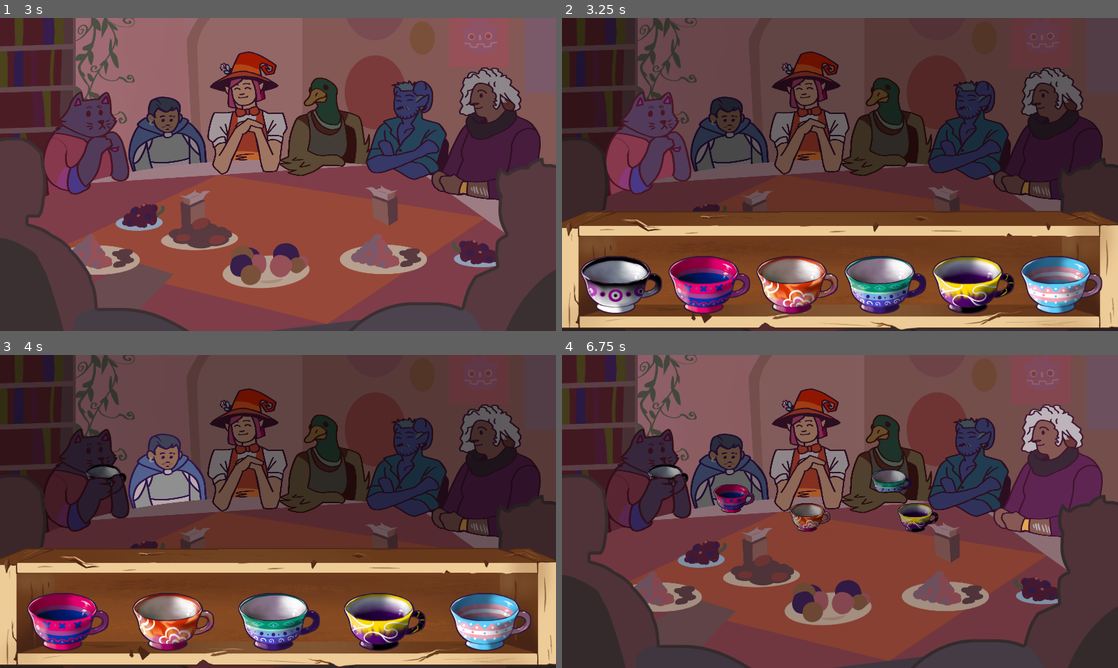
Above: before the commit, frames 1-4 (two rows, left to right).
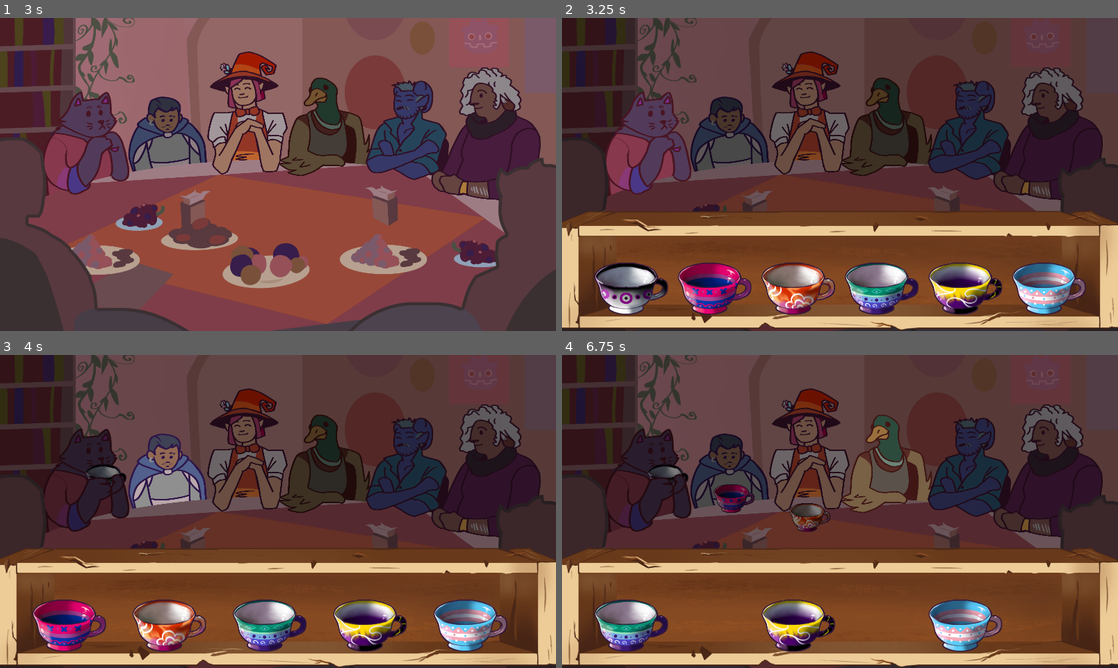
Above: after the commit, the same moments.

Repository: milana-94888u/tea-party
Game: Godot game, scene res://src/scenes/main/main.tscn
The game is run twice, just before and just after one commit, with the same random seed, the same clock (stepped at 60 frames per second) and the same inputs.
Inputs (mouse positions are in pixels of both pictures, inside the frame that each line leads up to; where the layout moved, square brackets give the same spot in the first picture):
- Up to frame 1 (3 s): tap Enter at 0.5, 2.75 s; move the mouse to (400, 158) at 0.52 s; click (278, 174) at 1.25 s; tap Space at 2 s; move the mouse to (166, 190) at 2.02 s; move the mouse to (333, 105) at 2.77 s
- Up to frame 2 (3.25 s): no input
- Up to frame 3 (4 s): click (72, 621) [55, 614] at 3.5 s
- Up to frame 4 (6.75 s): click (639, 621) [628, 614] at 4.25 s; click (650, 621) [639, 614] at 5 s; click (673, 621) [662, 614] at 5.75 s; click (840, 621) [706, 614] at 6.5 s

Frame 1 is identical in both runs. In frame 2, 10% of the frame differs, in the area x 3-98%, y 76-95%; in frame 3, 9.4%; in frame 4, 72%, in the area x 0-100%, y 0-100%.

Commit message:
adjust cup size

Diff:
--- a/src/scenes/cup_choose/cup_dialog.tscn
+++ b/src/scenes/cup_choose/cup_dialog.tscn
@@ -42,55 +42,60 @@
 
 [node name="Cups" type="HBoxContainer" parent="."]
 layout_mode = 1
-anchors_preset = 7
-anchor_left = 0.5
+anchors_preset = 12
 anchor_top = 1.0
-anchor_right = 0.5
+anchor_right = 1.0
 anchor_bottom = 1.0
-offset_left = -910.0
-offset_top = -330.0
-offset_right = 910.0
-offset_bottom = -30.0
+offset_left = 100.0
+offset_top = -300.0
+offset_right = 100.0
 grow_horizontal = 2
 grow_vertical = 0
+scale = Vector2(0.9, 0.9)
 alignment = 1
 
 [node name="AceCup" parent="Cups" instance=ExtResource("1_2lt5y")]
 layout_mode = 2
-size_flags_horizontal = 6
+size_flags_horizontal = 3
 texture_normal = ExtResource("2_bd5yb")
 texture_click_mask = ExtResource("3_evq6s")
 cup_data = ExtResource("4_ua6gv")
+metadata/_edit_lock_ = true
 
 [node name="BiCup" parent="Cups" instance=ExtResource("1_2lt5y")]
 layout_mode = 2
-size_flags_horizontal = 6
+size_flags_horizontal = 3
 texture_normal = ExtResource("5_nbc0h")
 texture_click_mask = ExtResource("6_6qgqo")
 cup_data = ExtResource("7_83wuc")
+metadata/_edit_lock_ = true
 
 [node name="LesbianCup" parent="Cups" instance=ExtResource("1_2lt5y")]
 layout_mode = 2
-size_flags_horizontal = 6
+size_flags_horizontal = 3
 texture_normal = ExtResource("8_4vmov")
 texture_click_mask = ExtResource("9_dci0f")
 cup_data = ExtResource("10_lyuta")
+metadata/_edit_lock_ = true
 
 [node name="MlmCup" parent="Cups" instance=ExtResource("1_2lt5y")]
 layout_mode = 2
-size_flags_horizontal = 6
+size_flags_horizontal = 3
 cup_data = ExtResource("11_phhdr")
+metadata/_edit_lock_ = true
 
 [node name="NbCup" parent="Cups" instance=ExtResource("1_2lt5y")]
 layout_mode = 2
-size_flags_horizontal = 6
+size_flags_horizontal = 3
 texture_normal = ExtResource("12_f1lq7")
 texture_click_mask = ExtResource("13_el0v6")
 cup_data = ExtResource("14_8wspv")
+metadata/_edit_lock_ = true
 
 [node name="TransCup" parent="Cups" instance=ExtResource("1_2lt5y")]
 layout_mode = 2
-size_flags_horizontal = 6
+size_flags_horizontal = 3
 texture_normal = ExtResource("15_uqoxu")
 texture_click_mask = ExtResource("16_osll0")
 cup_data = ExtResource("17_3hm85")
+metadata/_edit_lock_ = true
